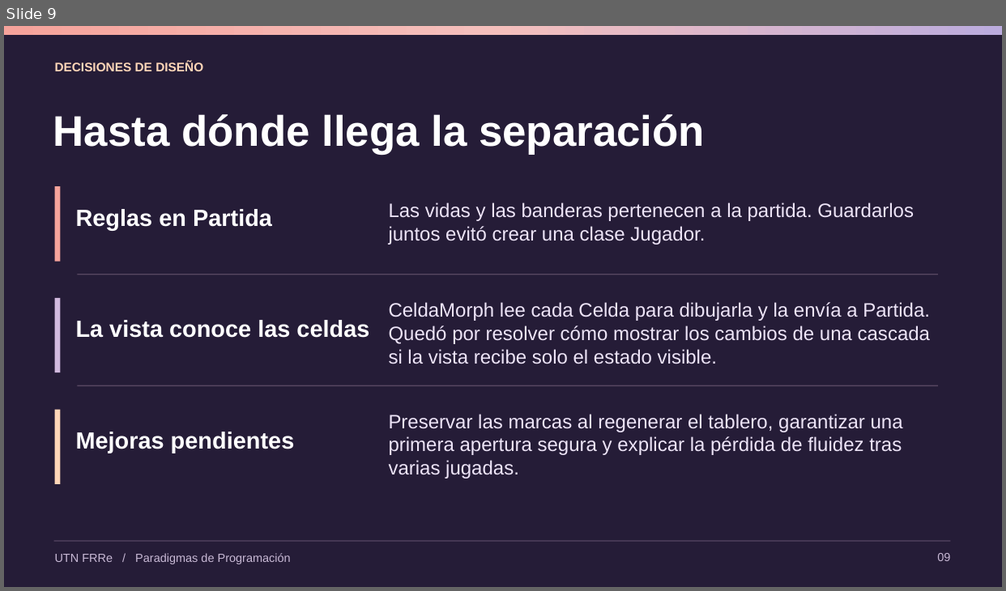
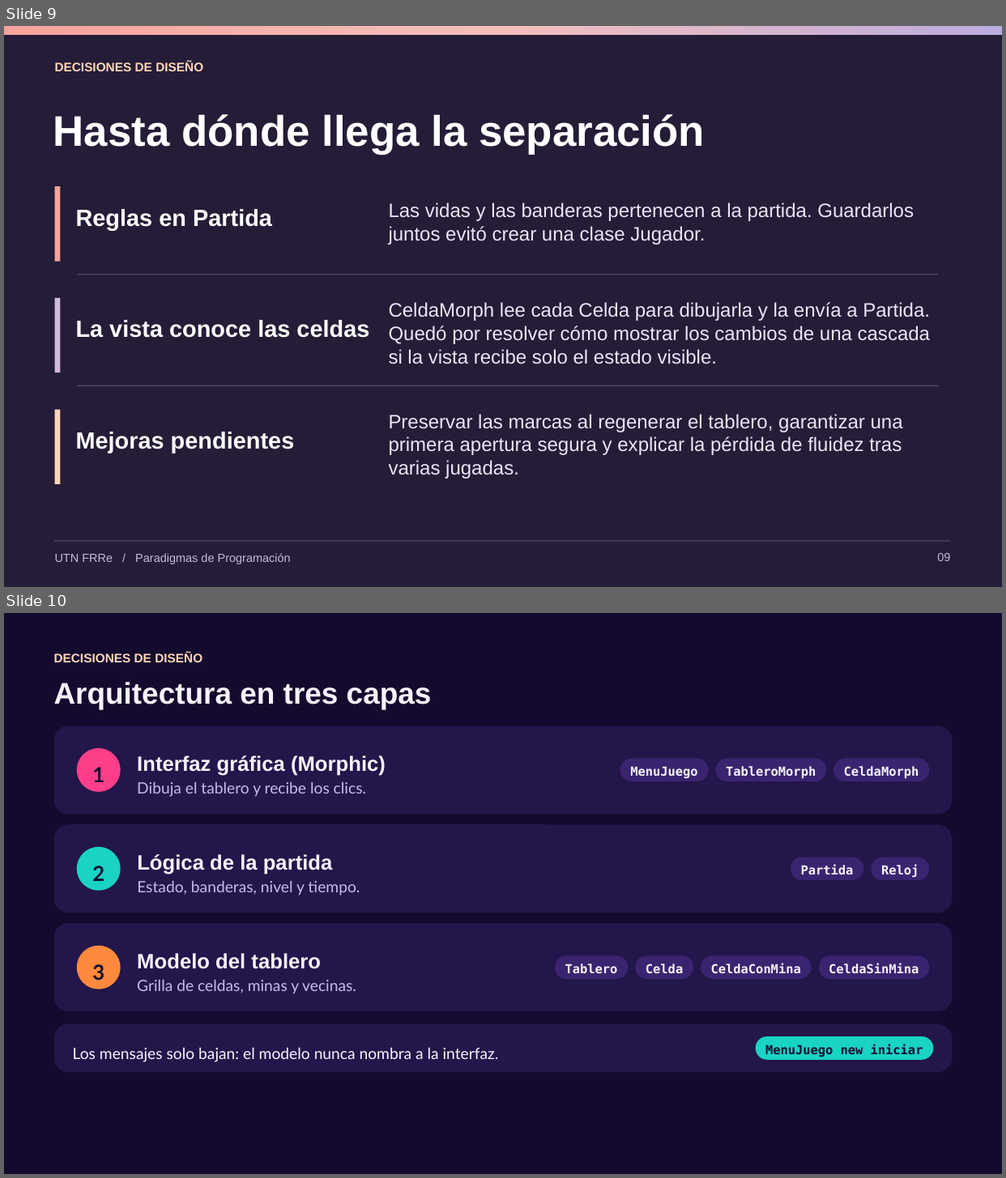
Before and after one commit to tomasben/pdp-tpi, a slide deck: docs/Presentación.pptx. Shown one above the other, each under a label of ours: slide 9 before the commit, slides 9 and 10 after it. The pictures are 1006x591 and 1006x1178 pixels, drawn with LibreOffice and Linux fonts; fonts in the diff are those of the drawing; background and template pictures are left out. Boxes give left, top, right and bottom in pixels: in the first picture for what was removed or moved away, otherwise in the second. Text is boxed around its words. In the diff, an @@ line names an element or a change of style, - is before the commit and + after.

```diff
--- a/docs/Presentación.pptx
+++ b/docs/Presentación.pptx
@@ slide 10 added at bbox=[4, 613, 1002, 1174], background picture (left out) @@
@@ text added at bbox=[54, 653, 202, 662], 12 pt, text #FFD6B8, bold @@
+DECISIONES DE DISEÑO
@@ title added at bbox=[54, 682, 432, 709], 28.8 pt, text #F7F3FF, bold @@
+Arquitectura en tres capas
@@ rounded rectangle added at bbox=[54, 726, 953, 815], fill #23164A @@
@@ freeform shape added at bbox=[77, 748, 120, 792], fill #FF3E8A, 20 pt, text #140A2E, bold @@
+1
@@ text added at bbox=[137, 756, 386, 776], 20 pt, text #F7F3FF, bold @@
+Interfaz gráfica (Morphic)
@@ rounded rectangle added at bbox=[620, 758, 709, 781], fill #3A2470, 12 pt, text #F7F3FF, bold @@
+MenuJuego
@@ rounded rectangle added at bbox=[716, 758, 827, 781], fill #3A2470, 12 pt, text #F7F3FF, bold @@
+TableroMorph
@@ rounded rectangle added at bbox=[833, 758, 929, 781], fill #3A2470, 12 pt, text #F7F3FF, bold @@
+CeldaMorph
@@ text added at bbox=[137, 782, 366, 797], 15 pt, text #C9B8E8 @@
+Dibuja el tablero y recibe los clics.
@@ rounded rectangle added at bbox=[54, 825, 953, 914], fill #23164A @@
@@ freeform shape added at bbox=[77, 847, 120, 891], fill #19D3C5, 20 pt, text #140A2E, bold @@
+2
@@ text added at bbox=[137, 854, 333, 875], 20 pt, text #F7F3FF, bold @@
+Lógica de la partida
@@ rounded rectangle added at bbox=[791, 857, 864, 880], fill #3A2470, 12 pt, text #F7F3FF, bold @@
+Partida
@@ rounded rectangle added at bbox=[871, 857, 929, 880], fill #3A2470, 12 pt, text #F7F3FF, bold @@
+Reloj
@@ text added at bbox=[137, 881, 360, 896], 15 pt, text #C9B8E8 @@
+Estado, banderas, nivel y tiempo.
@@ rounded rectangle added at bbox=[54, 924, 953, 1012], fill #23164A @@
@@ freeform shape added at bbox=[77, 946, 120, 990], fill #FF8A3D, 20 pt, text #140A2E, bold @@
+3
@@ text added at bbox=[137, 953, 321, 969], 20 pt, text #F7F3FF, bold @@
+Modelo del tablero
@@ rounded rectangle added at bbox=[555, 956, 629, 979], fill #3A2470, 12 pt, text #F7F3FF, bold @@
+Tablero
@@ rounded rectangle added at bbox=[635, 956, 693, 979], fill #3A2470, 12 pt, text #F7F3FF, bold @@
+Celda
@@ rounded rectangle added at bbox=[701, 956, 812, 979], fill #3A2470, 12 pt, text #F7F3FF, bold @@
+CeldaConMina
@@ rounded rectangle added at bbox=[819, 956, 929, 979], fill #3A2470, 12 pt, text #F7F3FF, bold @@
+CeldaSinMina
@@ text added at bbox=[137, 980, 356, 995], 15 pt, text #C9B8E8 @@
+Grilla de celdas, minas y vecinas.
@@ rounded rectangle added at bbox=[54, 1024, 953, 1072], fill #23164A @@
@@ text added at bbox=[73, 1048, 499, 1063], 15 pt, text #F7F3FF @@
+Los mensajes solo bajan: el modelo nunca nombra a la interfaz.
@@ rounded rectangle added at bbox=[756, 1037, 934, 1060], fill #19D3C5, 12 pt, text #140A2E, bold @@
+MenuJuego new iniciar
```
Also in this commit, not shown: 1 slide changed, 2 other slides added.
